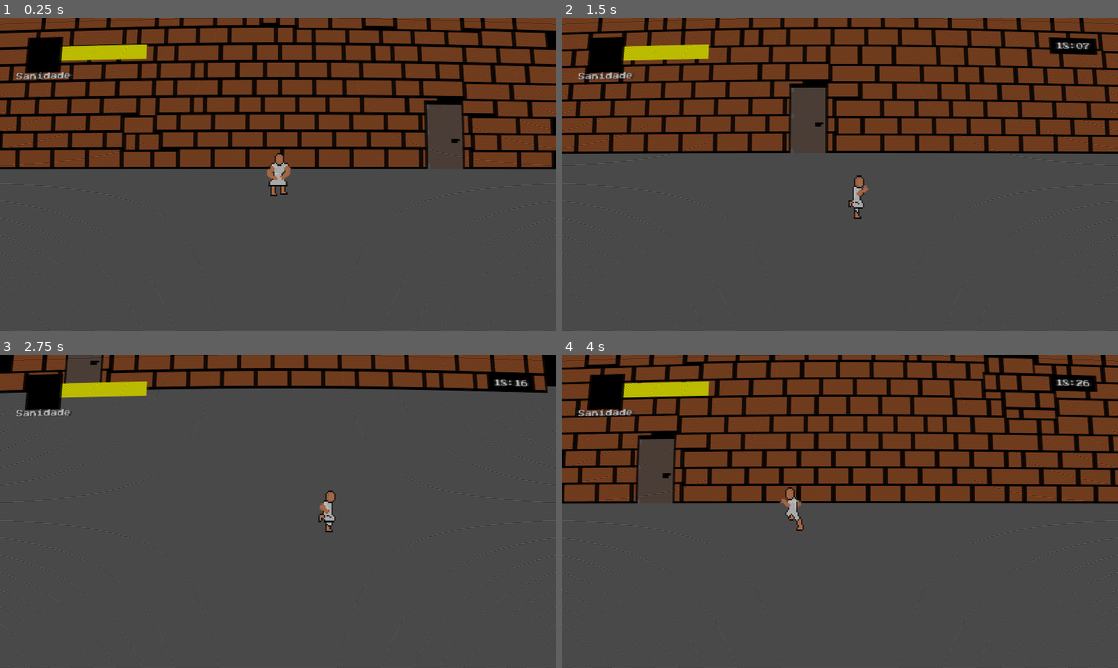
Above: before the commit, frames 1-4 (two rows, left to right).
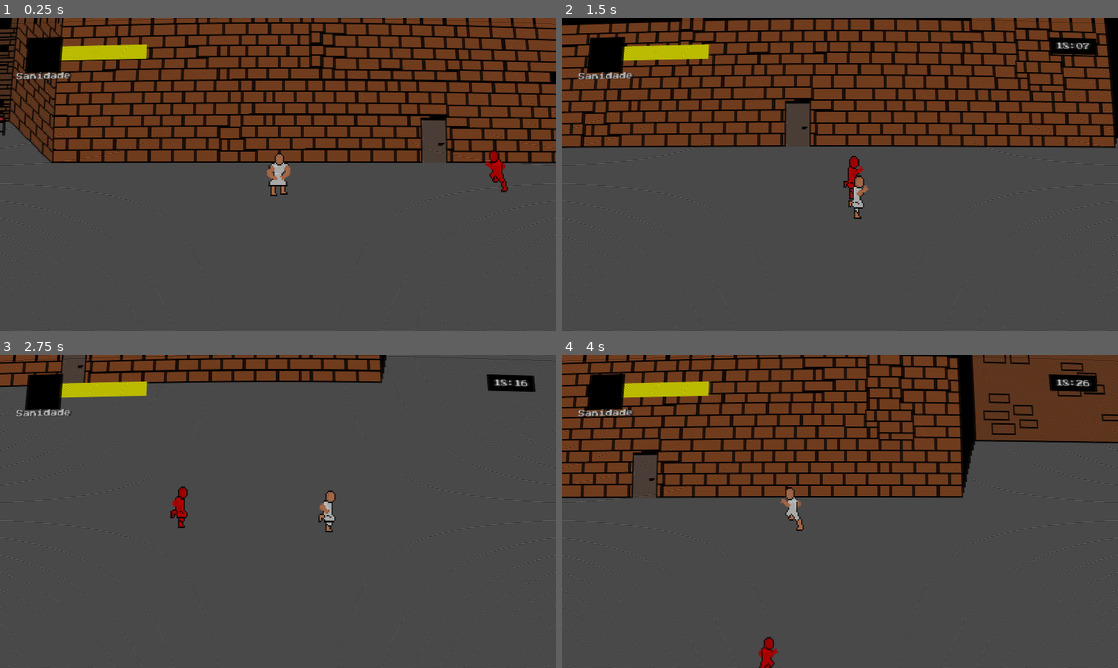
Above: after the commit, the same moments.

Repository: FarofaFaction/Criascript-Jam-Game
Game: Godot game, scene res://Game/Room/room.tscn
Same seed, same stepped clock (60 frames per second), same inputs: the game is played once before the commit and once after it. This scene is started directly instead of the project's main scene. The engine's default icon, where the game draws it, is replaced by a stand-in: a white triangle on a blue panel in a dark square.
Inputs:
- Up to frame 1 (0.25 s): no input
- Up to frame 2 (1.5 s): hold Right (ui_right) 0.53-1.28 s; hold Shift (Run) 0.53-1.28 s; hold Down (ui_down) from 1.28 s (still down); tap Shift (Run) at 1.35 s
- Up to frame 3 (2.75 s): release Down (ui_down) at 2.03 s; hold Right (ui_right) from 2.03 s (still down); hold Shift (Run) from 2.03 s (still down)
- Up to frame 4 (4 s): release Right (ui_right) at 2.78 s; release Shift (Run) at 2.78 s; hold Up (ui_up) 2.78-3.53 s; tap Shift (Run) at 2.85 s; hold Left (ui_left) from 3.53 s (still down); hold Shift (Run) from 3.53 s (still down)

The runs differ from the first frame. In frame 1, 23% of the frame differs, in the area x 0-100%, y 0-56%; in frame 2, 19%; in frame 3, 6.6%; in frame 4, 23%, in the area x 0-100%, y 0-100%.

Commit message:
update-sizes

Diff:
--- a/Game/Enemy/State_follow.gd
+++ b/Game/Enemy/State_follow.gd
@@ -31,7 +31,7 @@
 		enemy.velocity = direction.normalized() * move_speed
 	else:
 		enemy.velocity = Vector2.ZERO
-		return
+		#return
 	if direction.length() > (distance * 2):
 		Transitioned.emit(self, "EnemyIdle")
 	pass
--- a/Game/Enemy/State_idle.gd
+++ b/Game/Enemy/State_idle.gd
@@ -3,6 +3,7 @@
 
 @export var enemy : CharacterBody2D
 @export var move_speed := 10.0
+@export var distance := 100
 var player = CharacterBody2D
 var move_direction : Vector2
 var wander_time : float
@@ -28,6 +29,6 @@
 	enemy.velocity = move_direction * move_speed
 	var direction = player.global_position - enemy.global_position
 
-	if (direction.length() < 300):
+	if (direction.length() < distance):
 		Transitioned.emit(self, "EnemyFollow")
 	pass
--- a/Game/Enemy/enemy.gd
+++ b/Game/Enemy/enemy.gd
@@ -2,8 +2,17 @@
 
 const SPEED = 300.0
 
+@export var animationPlayer : AnimatedSprite2D
 @export var player: CharacterBody2D
 
 func _physics_process(_delta: float) -> void:
 
+	if (!velocity):
+		animationPlayer.play("Idle")
+	else:
+		animationPlayer.play("Run")
+		if (velocity.x < 0):
+			animationPlayer.flip_h = true
+		else:
+			animationPlayer.flip_h = false
 	move_and_slide()
--- a/Game/Room/room.tscn
+++ b/Game/Room/room.tscn
@@ -1,10 +1,9 @@
-[gd_scene load_steps=29 format=3 uid="uid://b46ln0l8u82r0"]
+[gd_scene load_steps=28 format=3 uid="uid://b46ln0l8u82r0"]
 
 [ext_resource type="PackedScene" uid="uid://ca2c7jnemw4ie" path="res://Objects/wall.tscn" id="1_2ok7y"]
 [ext_resource type="PackedScene" uid="uid://dmkbsln86fgm7" path="res://Objects/CanvasLayer.tscn" id="1_604fw"]
 [ext_resource type="Script" path="res://Game/Player/player.gd" id="1_oiii0"]
 [ext_resource type="Texture2D" uid="uid://boce3olqcv7iq" path="res://Objects/mapa 1.png" id="2_g62a8"]
-[ext_resource type="Texture2D" uid="uid://c08dxlio5mx4f" path="res://icon.svg" id="2_v4eaw"]
 [ext_resource type="Texture2D" uid="uid://bchofwuy1kere" path="res://Objects/ToolAssets/blank_circle.png" id="5_ac5do"]
 [ext_resource type="Texture2D" uid="uid://dgq2m1cnwgbv" path="res://Game/Player/idle.png" id="5_ec2ay"]
 [ext_resource type="Texture2D" uid="uid://ji8y8qki3vcm" path="res://Game/Player/run.png" id="6_aong0"]
@@ -103,7 +102,7 @@
 size = Vector2(14, 5)
 
 [sub_resource type="RectangleShape2D" id="RectangleShape2D_odx0j"]
-size = Vector2(116, 47)
+size = Vector2(16, 6.5)
 
 [node name="Room" type="Node2D"]
 y_sort_enabled = true
@@ -120,8 +119,7 @@
 color = Color(0.392157, 0.392157, 0.392157, 1)
 
 [node name="WallTest" type="Sprite2D" parent="Room_3"]
-position = Vector2(1115, 495)
-scale = Vector2(1.5, 1.5)
+position = Vector2(1103, 495)
 texture = ExtResource("2_g62a8")
 
 [node name="wall" parent="Room_3" instance=ExtResource("1_2ok7y")]
@@ -324,33 +322,22 @@
 
 [node name="Player" type="CharacterBody2D" parent="." node_paths=PackedStringArray("spritePlayer") groups=["Player"]]
 y_sort_enabled = true
-position = Vector2(935, 391)
+position = Vector2(952, 431)
 collision_layer = 0
 collision_mask = 2
 script = ExtResource("1_oiii0")
-spritePlayer = NodePath("AnimatedSprite2D")
+spritePlayer = NodePath("Sprite")
 metadata/_edit_group_ = true
 
-[node name="AnimatedSprite2D" type="AnimatedSprite2D" parent="Player"]
+[node name="Sprite" type="AnimatedSprite2D" parent="Player"]
 sprite_frames = SubResource("SpriteFrames_amjbx")
-animation = &"Run"
+animation = &"Idle"
 autoplay = "Idle"
-frame_progress = 0.970006
-
-[node name="Icon" type="Sprite2D" parent="Player"]
-visible = false
-self_modulate = Color(0.059126, 0.0591259, 0.0591259, 1)
-scale = Vector2(1, 2.23438)
-texture = ExtResource("2_v4eaw")
-
-[node name="Icon2" type="Sprite2D" parent="Player/Icon"]
-position = Vector2(0, -33.1189)
-scale = Vector2(1, 0.447552)
-texture = ExtResource("2_v4eaw")
 
 [node name="CollisionShape2D" type="CollisionShape2D" parent="Player"]
 position = Vector2(0, 12.5)
 shape = SubResource("RectangleShape2D_shqjl")
+disabled = true
 
 [node name="Ilumination" type="Node2D" parent="Player"]
 
@@ -378,40 +365,37 @@
 zoom = Vector2(5, 5)
 position_smoothing_enabled = true
 
-[node name="Enemy" type="CharacterBody2D" parent="." node_paths=PackedStringArray("player")]
-visible = false
+[node name="Enemy" type="CharacterBody2D" parent="." node_paths=PackedStringArray("animationPlayer", "player")]
 y_sort_enabled = true
-position = Vector2(1118, 391)
+position = Vector2(1103, 424)
 collision_layer = 0
 collision_mask = 2
 script = ExtResource("6_yuitw")
+animationPlayer = NodePath("Sprite")
 player = NodePath("../Player")
 metadata/_edit_group_ = true
 
-[node name="Icon" type="Sprite2D" parent="Enemy"]
-self_modulate = Color(0.268632, 0, 0.00104424, 1)
-scale = Vector2(1, 2.23438)
-texture = ExtResource("2_v4eaw")
-
-[node name="Icon2" type="Sprite2D" parent="Enemy/Icon"]
-modulate = Color(1, 0.0784314, 0.164706, 1)
-position = Vector2(0, -33.1189)
-scale = Vector2(1, 0.447552)
-texture = ExtResource("2_v4eaw")
+[node name="Sprite" type="AnimatedSprite2D" parent="Enemy"]
+modulate = Color(1, 0, 0, 1)
+sprite_frames = SubResource("SpriteFrames_amjbx")
+animation = &"Idle"
+autoplay = "Idle"
 
 [node name="CollisionShape2D" type="CollisionShape2D" parent="Enemy"]
-position = Vector2(0, 114.5)
+position = Vector2(0, 12)
 shape = SubResource("RectangleShape2D_odx0j")
 
 [node name="State Machine" type="Node" parent="Enemy" node_paths=PackedStringArray("initial_state")]
 script = ExtResource("7_u8mnb")
-initial_state = NodePath("EnemyFollow")
+initial_state = NodePath("EnemyIdle")
 
 [node name="EnemyIdle" type="Node" parent="Enemy/State Machine" node_paths=PackedStringArray("enemy")]
 script = ExtResource("8_wevek")
 enemy = NodePath("../..")
-move_speed = 120.0
+move_speed = 20.0
 
 [node name="EnemyFollow" type="Node" parent="Enemy/State Machine" node_paths=PackedStringArray("enemy")]
 script = ExtResource("9_hlltg")
 enemy = NodePath("../..")
+move_speed = 100.0
+distance = 10
